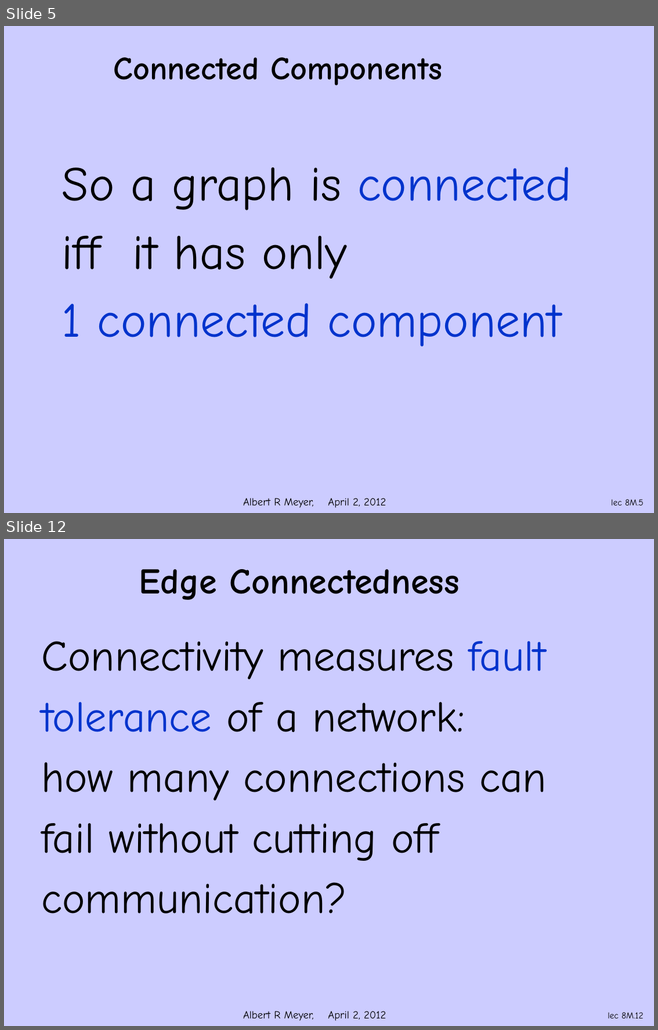
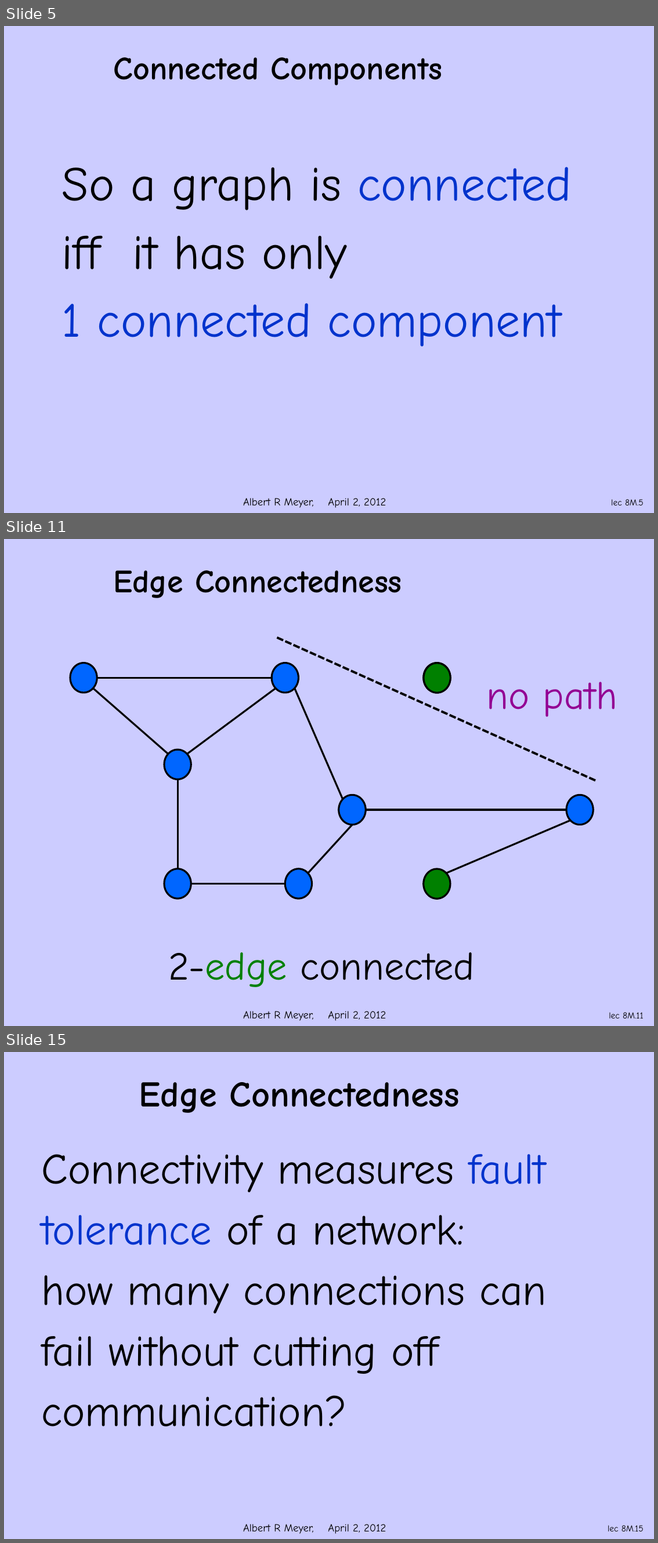
Before and after one commit to armeyer/mcs_web, a slide deck: spring12/slidesS12/simple-connect.pptx. Shown one above the other, each under a label of ours: slides 5 and 12 before the commit, slides 5, 11 and 15 after it; the slides between them are not shown. The pictures are 658x1030 and 658x1543 pixels, drawn with LibreOffice and Linux fonts; fonts in the diff are those of the drawing; background and template pictures are left out. Boxes give left, top, right and bottom in pixels: in the first picture for what was removed or moved away, otherwise in the second. Text is boxed around its words. In the diff, an @@ line names an element or a change of style, - is before the commit and + after.

```diff
--- a/spring12/slidesS12/simple-connect.pptx
+++ b/spring12/slidesS12/simple-connect.pptx
@@ slide 11 added at (4,539,654,1026), background #CCCCFF; not listed: 1 template element that a slide beside it also shows @@
@@ title added at (114,570,401,598), 36 pt, text #000000, bold @@
+Edge Connectedness
@@ line added from (277, 638) to (596, 781), #000000 2.5 pt dashed @@
@@ ellipse added at (70,663,97,693), fill #0066FF, outline #000000 2 pt @@
@@ ellipse added at (271,663,298,693), fill #0066FF, outline #000000 2 pt @@
@@ ellipse added at (423,663,449,693), fill #0066FF, outline #000000 2 pt @@
@@ ellipse added at (424,663,450,693), fill #008000, outline #000000 2 pt @@
@@ line added from (93, 689) to (168, 754), #000000 2 pt @@
@@ line added from (271, 678) to (97, 678), #000000 2 pt @@
@@ line added from (187, 754) to (275, 689), #000000 2 pt @@
@@ line added from (295, 689) to (343, 799), #000000 2 pt @@
@@ text added at (487,682,617,717), 44 pt, text #930093 @@
+no path
@@ ellipse added at (165,750,191,779), fill #0066FF, outline #000000 2 pt @@
@@ line added from (177, 779) to (177, 869), #000000 2 pt @@
@@ ellipse added at (339,795,366,825), fill #0066FF, outline #000000 2 pt @@
@@ ellipse added at (566,795,593,825), fill #0066FF, outline #000000 2 pt @@
@@ line added from (365, 810) to (566, 810), #000000 2 pt @@
@@ line added from (308, 873) to (352, 825), #000000 2 pt @@
@@ line added from (570, 820) to (446, 873), #000000 2 pt @@
@@ ellipse added at (165,869,191,899), fill #0066FF, outline #000000 2 pt @@
@@ ellipse added at (285,869,311,899), fill #0066FF, outline #000000 2 pt @@
@@ ellipse added at (423,869,449,899), fill #008000, outline #000000 2 pt @@
@@ line added from (191, 884) to (285, 884), #000000 2 pt @@
@@ text added at (168,953,474,987), 44 pt, text #000000 @@
+2-edge connected
@@ page number added at (608,1012,643,1019), 10 pt, text #000000 @@
+lec 8M.11
@@ what was slide 12 is now slide 15 @@
@@ page number at (607,1525,643,1532): text changed @@
-lec 8M.12
+lec 8M.15
```
Also in this commit, not shown: 8 slides changed, 2 other slides added, 5 other files.
